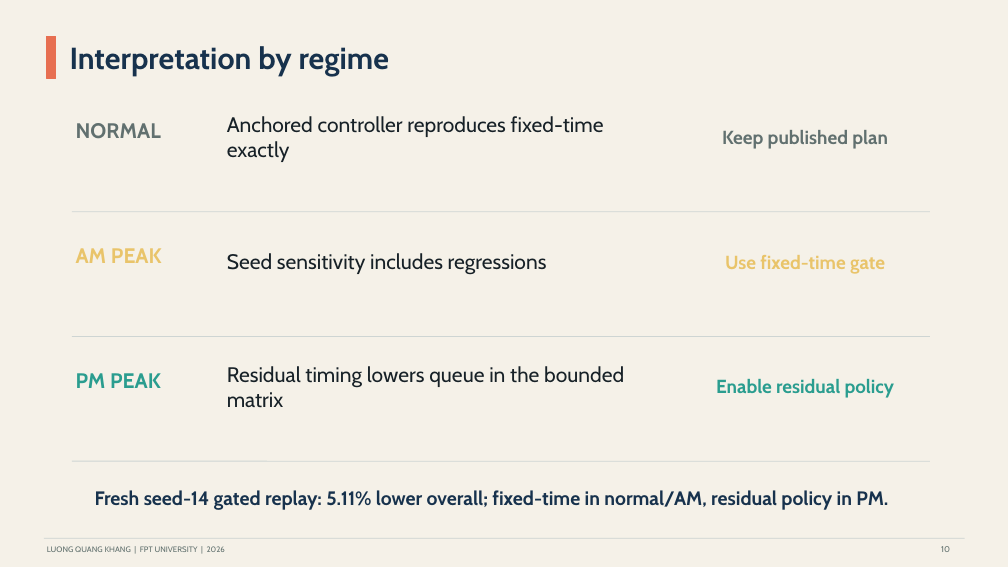
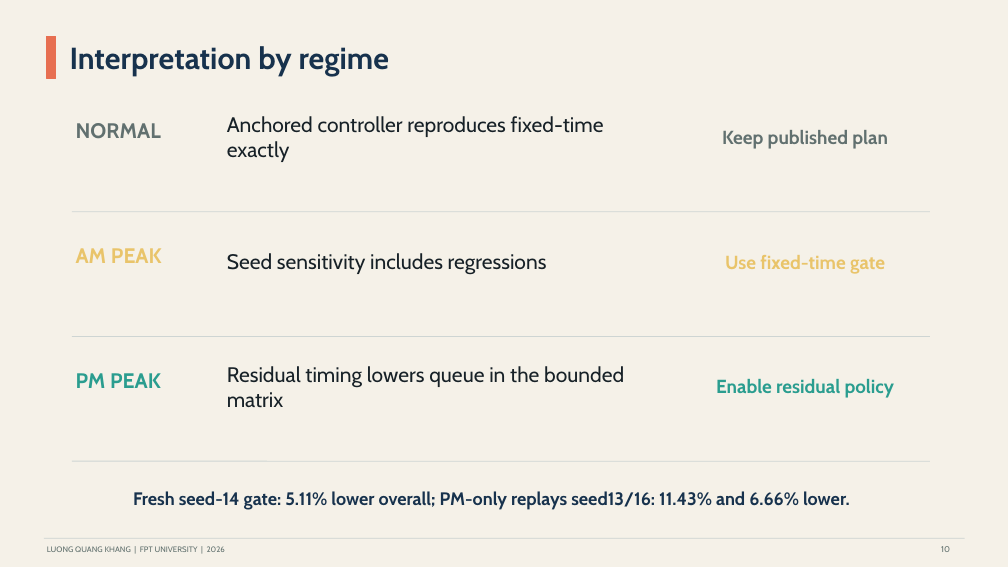
Before and after one commit to khanglqse/Thesis, a slide deck: slide 10 of presentation/thesis_defense_danang.pptx. Drawn at 1008x567 pixels with LibreOffice and Linux fonts; fonts in the diff are those of the drawing. Boxes give left, top, right and bottom in pixels: in the first picture for what was removed or moved away, otherwise in the second. Text is boxed around its words. In the diff, an @@ line names an element or a change of style, - is before the commit and + after.

Commit message:
Update defense deck with gated replay evidence

```diff
--- a/presentation/thesis_defense_danang.pptx
+++ b/presentation/thesis_defense_danang.pptx
@@ text at (133, 491, 850, 510): text changed; size 18.5 to 17.2 pt @@
-Fresh seed-14 gated replay: 5.11% lower overall; fixed-time in normal/AM, residual policy in PM.
+Fresh seed-14 gate: 5.11% lower overall; PM-only replays seed13/16: 11.43% and 6.66% lower.
```
Also in this commit, not shown: 1 other file.
